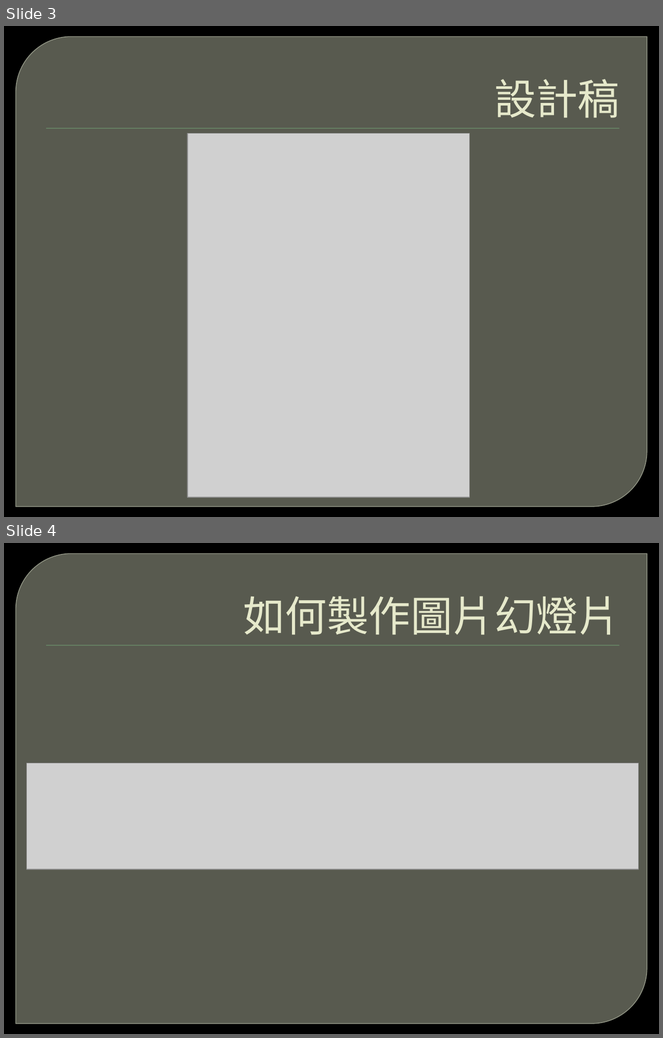
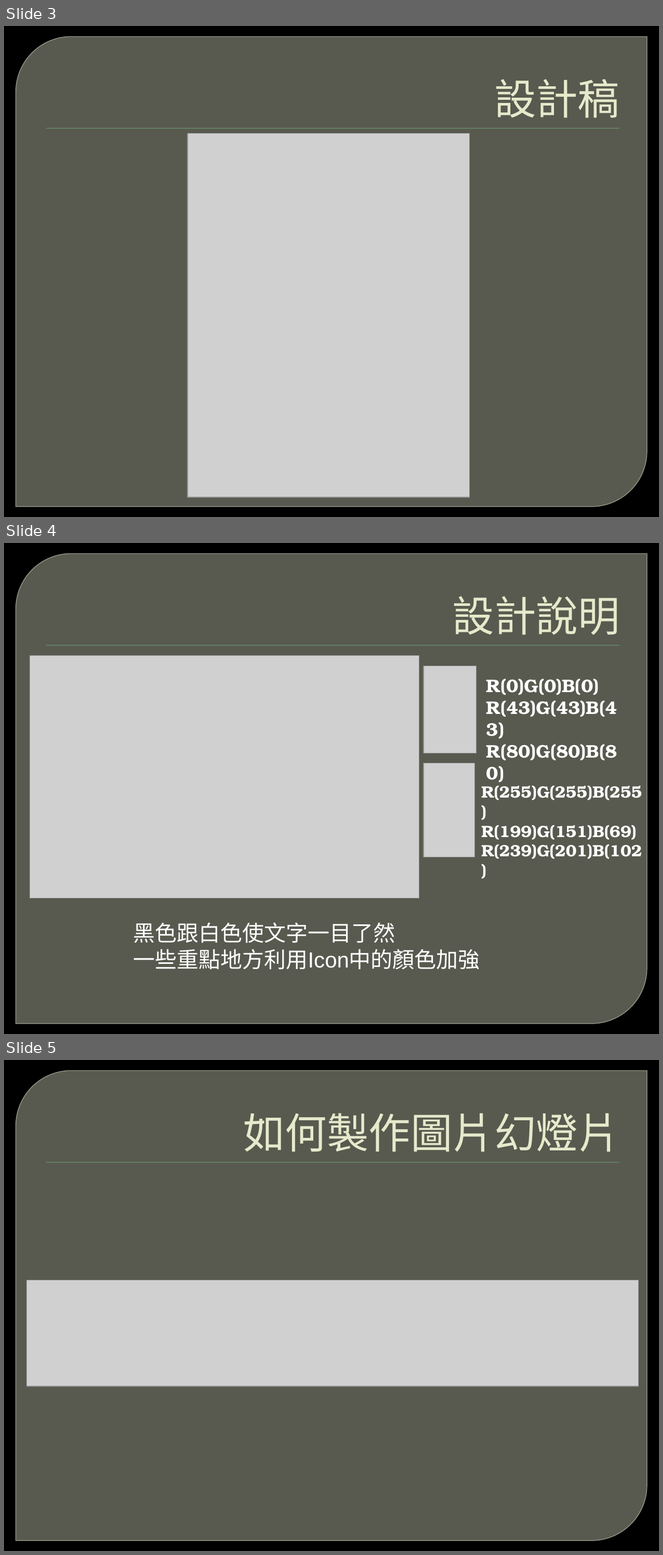
Before and after one commit to 152348623/HTML-Restaurant, a slide deck: 北科宿舍學生餐廳.pptx. Shown one above the other, each under a label of ours: slides 3 and 4 before the commit, slides 3, 4 and 5 after it. The pictures are 663x1038 and 663x1555 pixels, drawn with LibreOffice and Linux fonts; fonts in the diff are those of the drawing; grey boxes stand for pictures; background and template pictures are left out. Boxes give left, top, right and bottom in pixels: in the first picture for what was removed or moved away, otherwise in the second. Text is boxed around its words. In the diff, an @@ line names an element or a change of style, - is before the commit and + after.

```diff
--- a/北科宿舍學生餐廳.pptx
+++ b/北科宿舍學生餐廳.pptx
@@ slide 4 added at (4,543,659,1034), background picture (left out); not listed: 2 template elements that a slide beside it also shows @@
@@ title added at (453,596,620,635), 46 pt, text #E7EACB @@
+設計說明
@@ picture added at (29,656,419,898) @@
@@ picture added at (424,666,476,753) @@
@@ text added at (487,679,618,761), 20 pt, text #FFFFFF, bold @@
+R(0)G(0)B(0)
+R(43)G(43)B(43)
+R(80)G(80)B(80)
@@ picture added at (424,763,475,858) @@
@@ text added at (481,781,642,859), 18 pt, text #FFFFFF, bold @@
+R(255)G(255)B(255)
+R(199)G(151)B(69)
+R(239)G(201)B(102)
@@ text added at (133,923,480,970), 24 pt, text #FFFFFF @@
+黑色跟白色使文字一目了然
+一些重點地方利用Icon中的顏色加強
@@ what was slide 4 is now slide 5 @@
```
